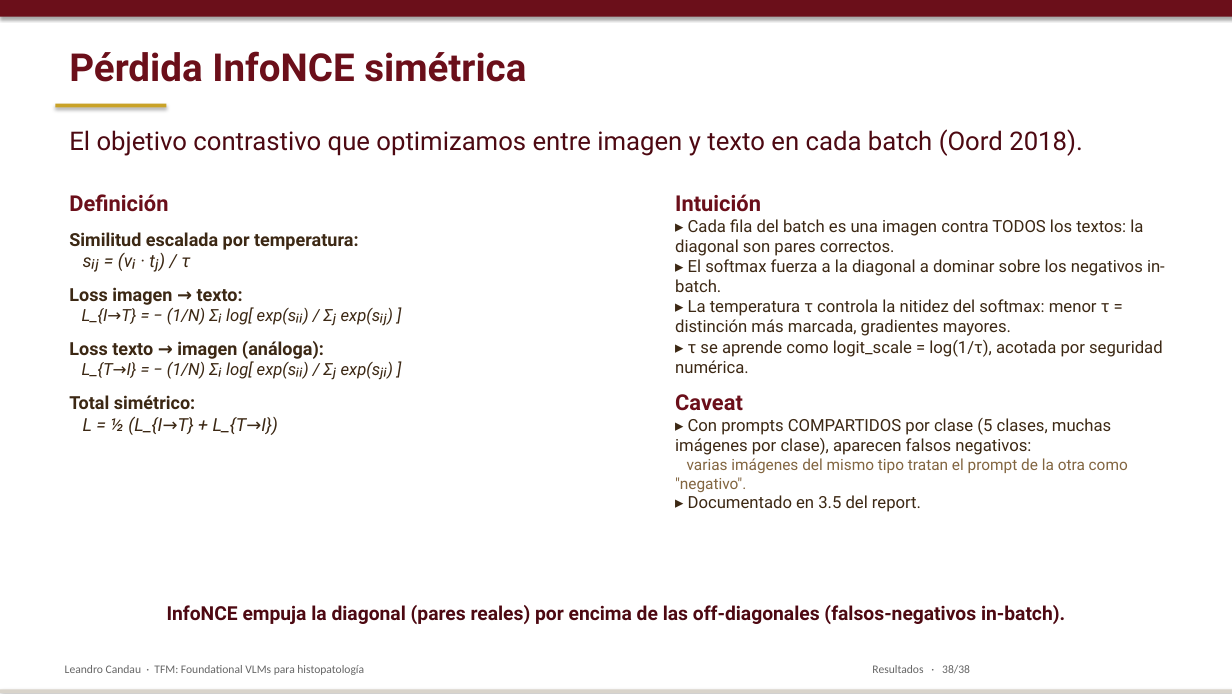
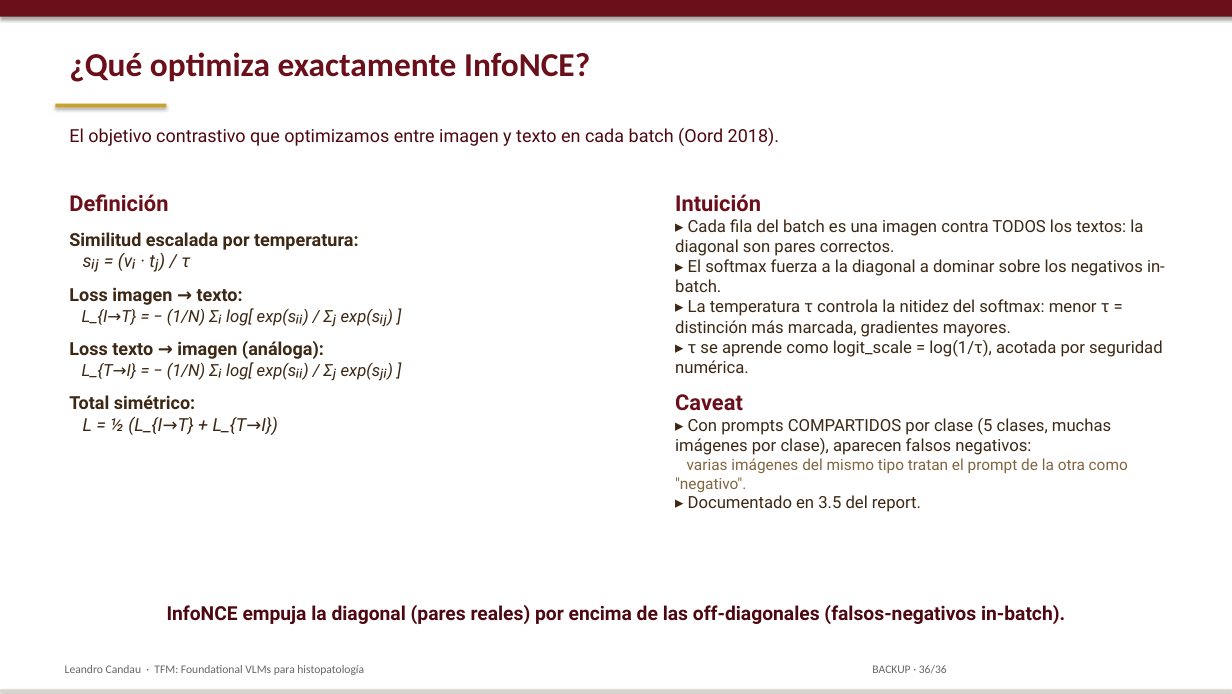
Before and after one commit to lcandau/histopathology-clip-lab, a slide deck: slide 36 of report/TFM_defense.pptx (slide 38 before the commit). Drawn at 1232x694 pixels with LibreOffice and Linux fonts; fonts in the diff are those of the drawing. Boxes give left, top, right and bottom in pixels: in the first picture for what was removed or moved away, otherwise in the second. Text is boxed around its words. In the diff, an @@ line names an element or a change of style, - is before the commit and + after.

```diff
--- a/report/TFM_defense.pptx
+++ b/report/TFM_defense.pptx
@@ text at <box>69,52,590,82</box>: text changed; size 30 to 26 pt; font Roboto to Calibri @@
-Pérdida InfoNCE simétrica
+¿Qué optimiza exactamente InfoNCE?
@@ text "El objetivo contrastivo que optimizamos ..." at <box>69,128,779,146</box>: size 20 to 14 pt @@
@@ text at <box>872,665,947,673</box>: text changed @@
-Resultados · 38/38
+BACKUP · 36/36
```
Also in this commit, not shown: 28 other slides changed, 1 slide added, 3 slides removed.
